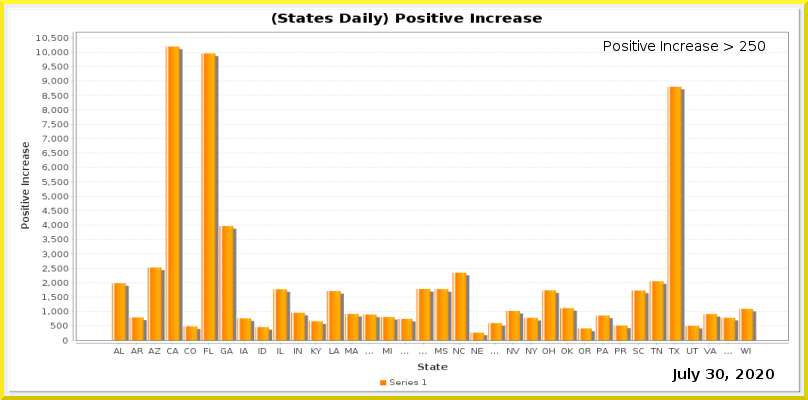
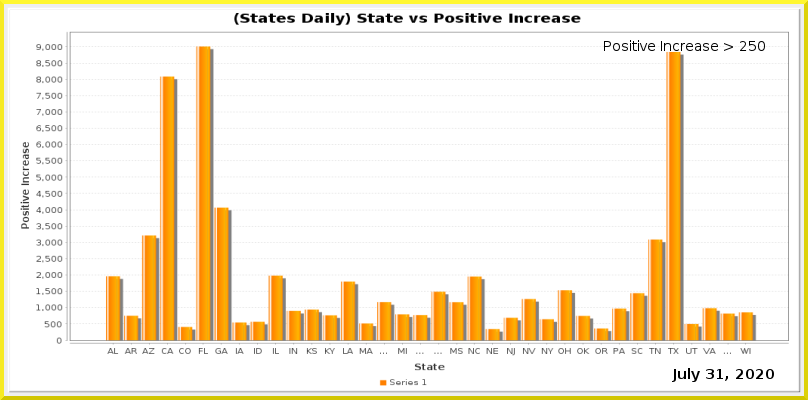
Two versions of the same layered image (808x400). Layer-by-layer changes:
painted on "Current Date" over [716, 369, 724, 379]
painted on "Date_vs_TestIncrease.png" over [36, 12, 789, 371]
